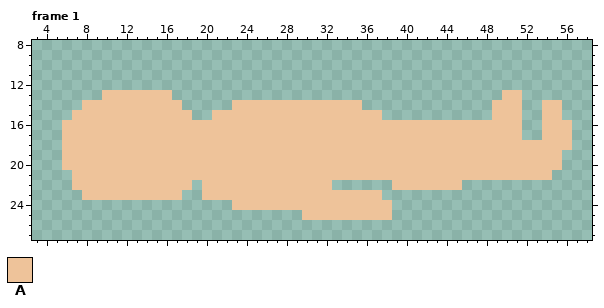
Edited in one commit: pixel-art file (Assets/Assets/Sprites/Aseprite/Body-Lying.aseprite). Above, as it was before the edit.
64x32 pixels, 1 frame. Shown: frame 1: x 3..58, y 8..27. The commit also changed other frames, which this record leaves out.
Palette (. is transparent): A #eec39a
Pixels before, frame 1, first column x 6:
13 ....AAAAAAA.................................AA.....
14 ..AAAAAAAAAA.....AAAAAAAAAAAAA.............AAA..AA.
15 .AAAAAAAAAAAA..AAAAAAAAAAAAAAAAA...........AAA..AA.
16 AAAAAAAAAAAAAAAAAAAAAAAAAAAAAAAAAAAAAAAAAAAAAA..AAA
17 AAAAAAAAAAAAAAAAAAAAAAAAAAAAAAAAAAAAAAAAAAAAAA..AAA
18 AAAAAAAAAAAAAAAAAAAAAAAAAAAAAAAAAAAAAAAAAAAAAAAAAAA
19 AAAAAAAAAAAAAAAAAAAAAAAAAAAAAAAAAAAAAAAAAAAAAAAAAA.
20 AAAAAAAAAAAAAAAAAAAAAAAAAAAAAAAAAAAAAAAAAAAAAAAAAA.
21 .AAAAAAAAAAAAAAAAAAAAAAAAAAAAAAAAAAAAAAAAAAAAAAAA..
22 .AAAAAAAAAAAA.AAAAAAAAAAAAA......AAAAAAA...........
23 ..AAAAAAAAAA..AAAAAAAAAAAAAAAAAA...................
24 .................AAAAAAAAAAAAAAAA..................
25 ........................AAAAAAAAA..................
The result:
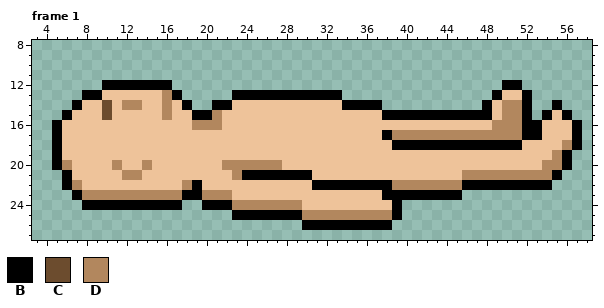
Colours new in this view: B #000000  C #6c4c2e  D #b2875e
Change:
Changed rows in their new state; - is an unchanged pixel.
Frame 1:
first column x 5:
12 -----BBBBBBB---------------------------------BB------
13 ---BB------DB-----BBBBBBBBBBB---------------B--B-----
14 --B--C-DD--D-B--BB-----------BBBB----------B-DDB-.B--
15 -B---C-----D--BBD----------------BBBBBBBBBBB-DDB-B-B-
16 B-------------DDD---------------------------DDDBB---B
17 B--------------------------------BDDDDDDDDDDDDDBB---B
18 B---------------------------------BBBBBBBBBBBBB----DB
19 B-------------------------------------------------DB-
20 BD----D--D-------DDDDDD--------------------------DDB-
21 -B-----DD---------DBBBBBBB---------------DDDDDDDDDB--
22 -BD----------DB-----------BBBBBBBBDDDDDDDBBBBBBBBB---
23 --BDDDDDDDDDDBBDDD---------------BBBBBBBB------------
24 ---BBBBBBBBBB--BBBDDDDDDD---------B------------------
25 ------------------BBBBBBBDDDDDDDDDB------------------
26 -------------------------BBBBBBBBB-------------------
